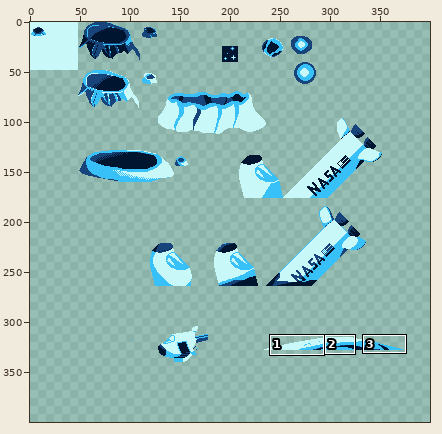
Pixel-art file: assets/backgrounds/tileset.aseprite. Above: a wide view before the commit, with the close-up outlined.
Close-up. As it was:
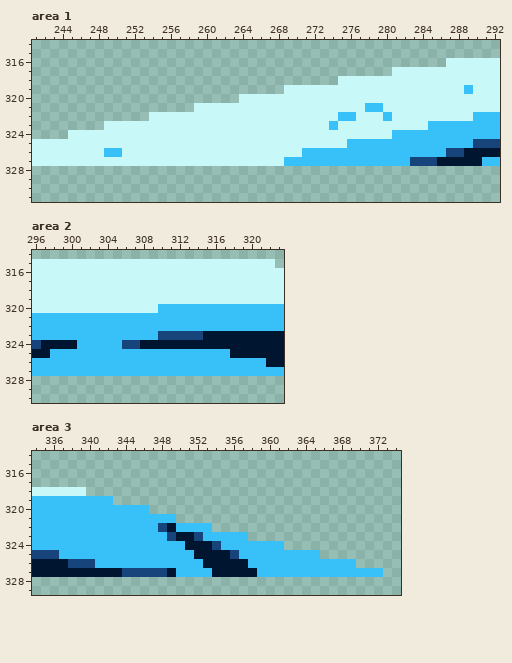
400x400 pixels, 1 frame. Shown: area 1: x 241..292, y 314..331; area 2: x 296..323, y 314..330; area 3: x 334..374, y 314..329. The commit also changed other parts of the picture, which this record leaves out.
After:
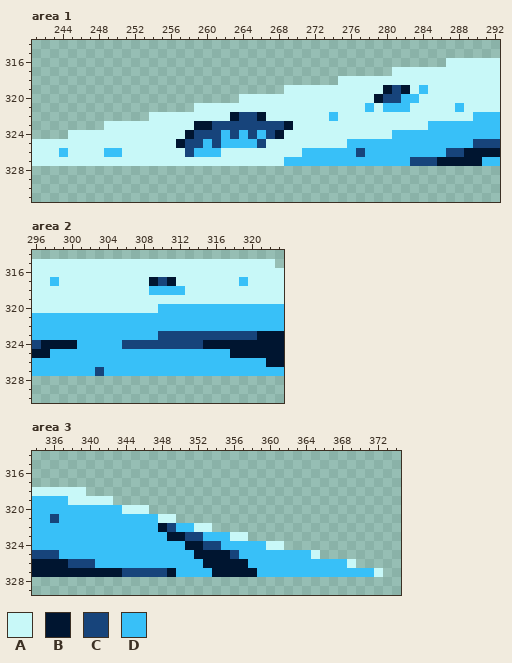
Palette (. is transparent): A #c8f8f8  B #001530  C #17447b  D #38c0f8
The edit:
Area 1, layer "Layer 1":
Colour D gives way to colour A in row 319 at x 289; in row 321 at x 279; in row 322 at x 275 to 276 and 280; in row 323 at x 274.
Colour A gives way to colour B in row 319 at x 280 and 282; in row 320 at x 279; in row 322 at x 263 and 266; in row 323 at x 259 to 260 and 269; in row 324 at x 258 and 268; in row 325 at x 257.
Colour A gives way to colour C in row 319 at x 281; in row 320 at x 280 to 281; in row 322 at x 264 to 265; in row 323 at x 261 to 268; in row 324 at x 259 to 261, 263, 265 and 267; in row 325 at x 258 to 259, 261 and 266.
Colour A gives way to colour C in row 326 at x 258.
Colour D gives way to colour C in row 326 at x 277.
Colour A gives way to colour D in row 319 at x 284; in row 320 at x 282 to 283; in row 321 at x 280 to 282 and 288; in row 322 at x 274; in row 324 at x 262, 264 and 266; in row 325 at x 260 and 262 to 265.
Colour A gives way to colour D in row 326 at x 244 and 259 to 261.
Area 2, layer "Layer 1":
Colour A gives way to colour B in row 317 at x 309 and 311.
Colour A gives way to colour C in row 317 at x 310.
Colour B gives way to colour C in row 323 at x 315 to 320; in row 324 at x 308 to 314.
Colour D gives way to colour C in row 327 at x 303.
Colour A gives way to colour D in row 317 at x 298 and 319; in row 318 at x 309 to 312.
Area 3, layer "Layer 1":
Colour D gives way to colour A in row 319 at x 338 to 342; in row 320 at x 344 to 346; in row 321 at x 348 to 349; in row 322 at x 352 to 353; in row 323 at x 356 to 357; in row 324 at x 360 to 361.
Colour D gives way to colour A in row 325 at x 365; in row 326 at x 369; in row 327 at x 372.
Colour C gives way to colour B in row 322 at x 348; in row 323 at x 349.
Colour B gives way to colour C in row 322 at x 349; in row 323 at x 351; in row 324 at x 353.
Colour D gives way to colour C in row 321 at x 336.
